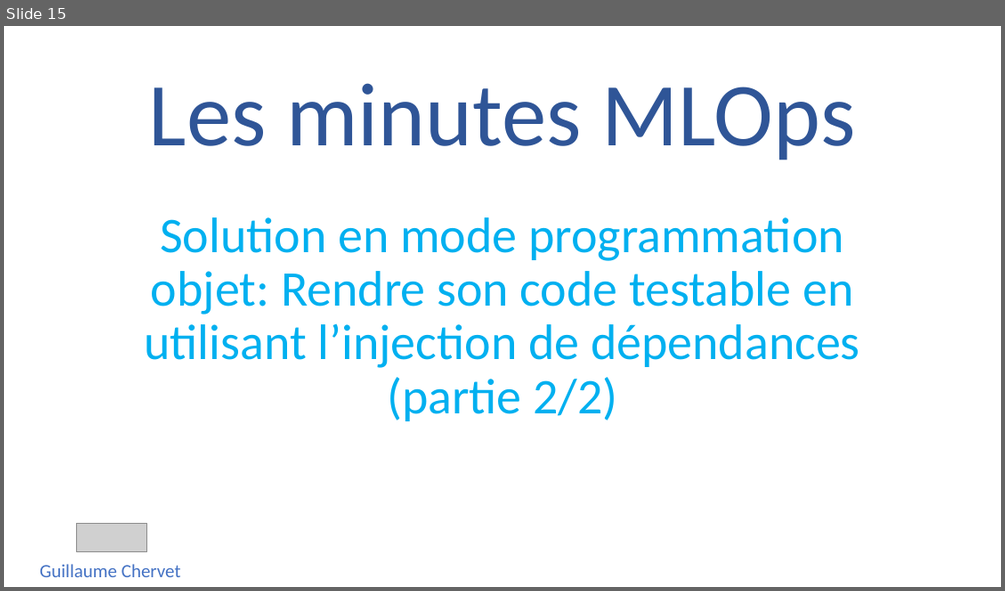
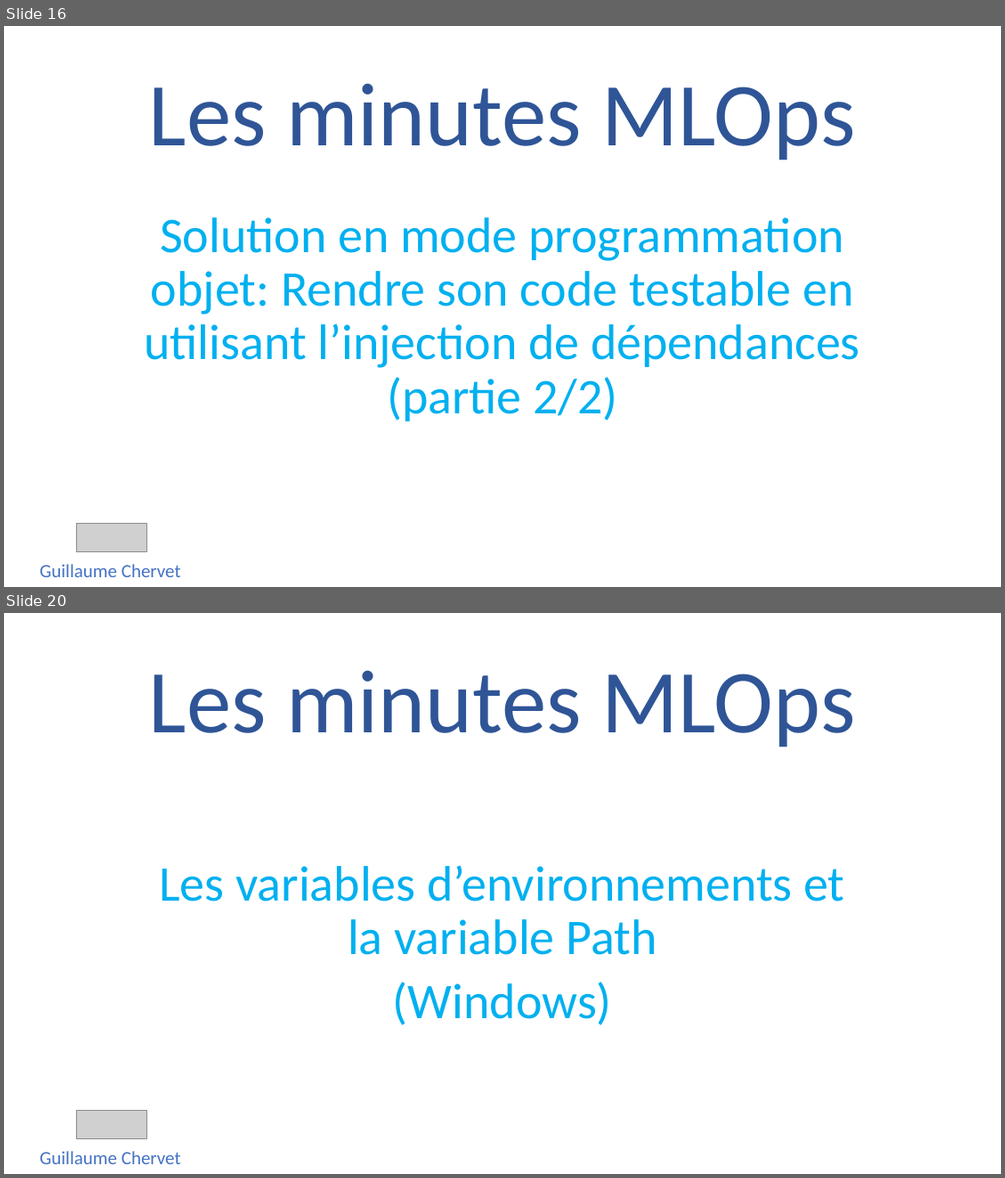
Before and after one commit to guillaume-chervet/Les-Minutes-MLOps, a slide deck: Les minutes MLOps.pptx. Shown one above the other, each under a label of ours: slide 15 before the commit, slides 16 and 20 after it; the slides between them are not shown. The pictures are 1005x591 and 1005x1178 pixels, drawn with LibreOffice and Linux fonts; fonts in the diff are those of the drawing; grey boxes stand for pictures. Boxes give left, top, right and bottom in pixels: in the first picture for what was removed or moved away, otherwise in the second. Text is boxed around its words. In the diff, an @@ line names an element or a change of style, - is before the commit and + after.

Commit message:
feat(MLOPs): add episodes

```diff
--- a/Les minutes MLOps.pptx
+++ b/Les minutes MLOps.pptx
@@ slide 20 added at <box>4,613,1001,1174</box>, background #FFFFFF @@
@@ title added at <box>149,670,856,747</box>, 86.4 pt, text #2F5597 @@
+Les minutes MLOps
@@ subtitle added at <box>159,865,844,1025</box>, 48 pt, text #00B0F0 @@
+Les variables d’environnements et la variable Path
+(Windows)
@@ picture added at <box>76,1111,146,1139</box> @@
@@ text added at <box>40,1151,181,1164</box>, 18 pt, text #4472C4 @@
+Guillaume Chervet
@@ what was slide 15 is now slide 16 @@
```
Also in this commit, not shown: 15 other slides added, 3 other files.
